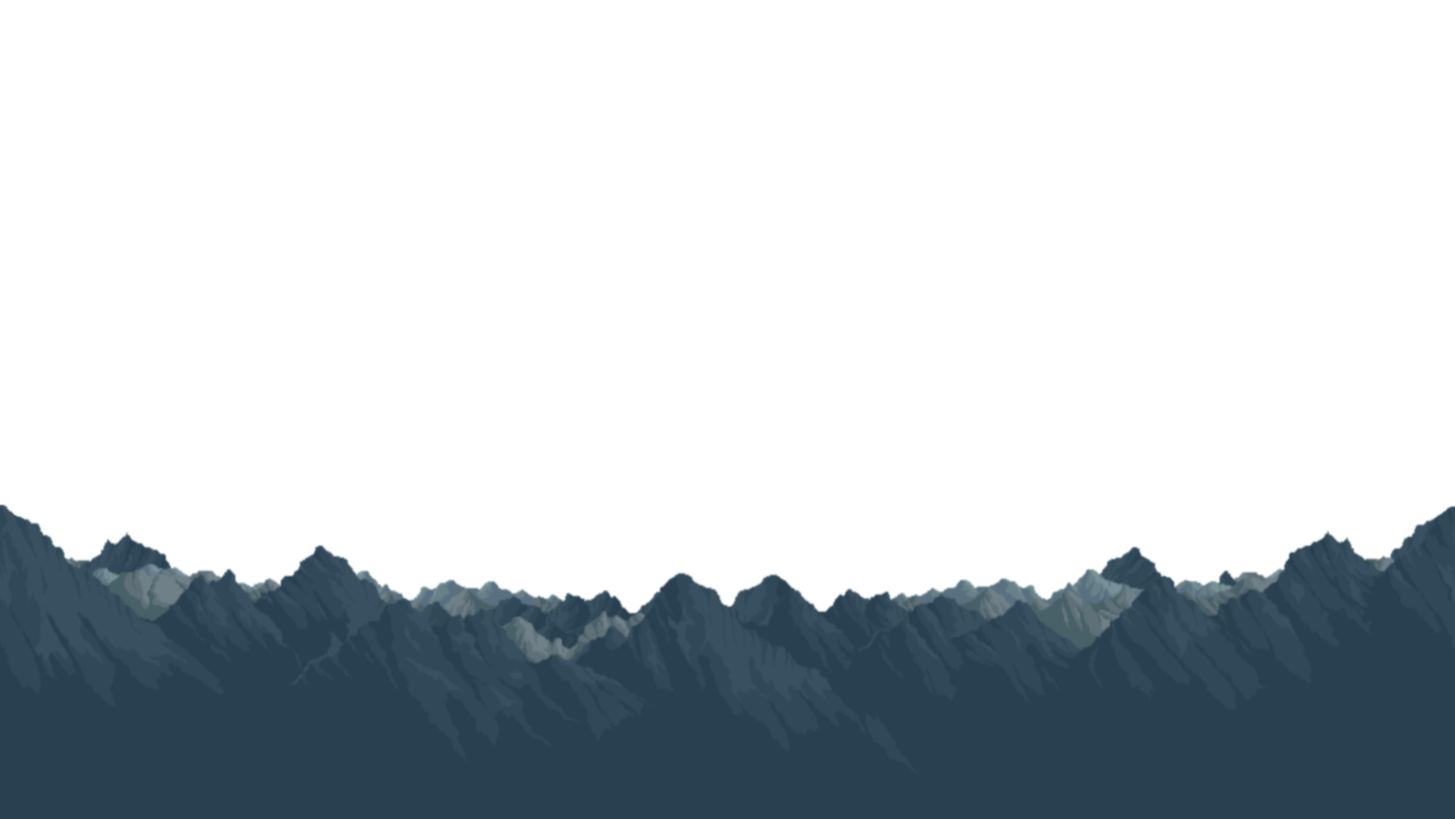
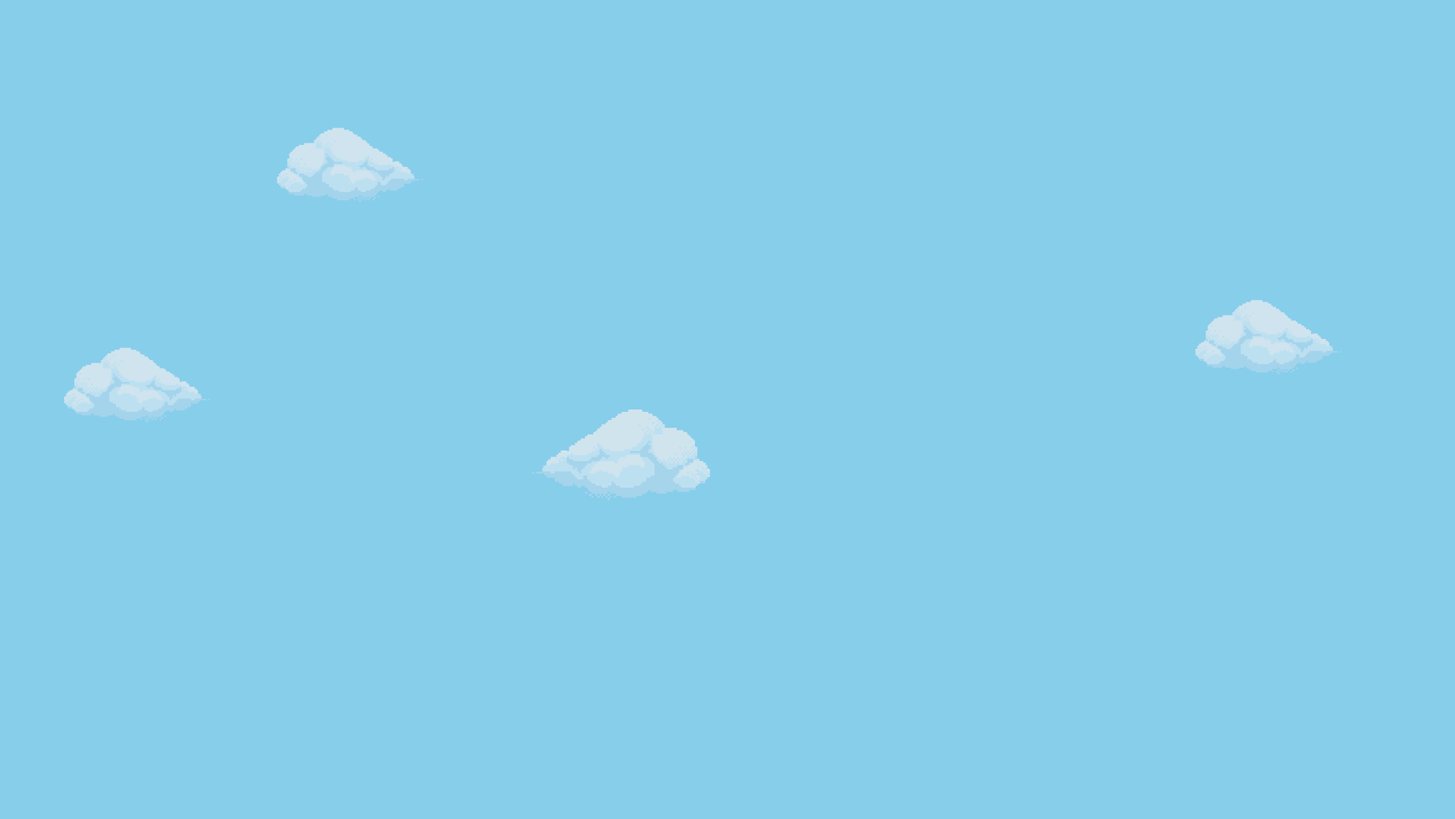
Layered file, before and after one edit (1455px x 819px). Changes by layer:
hid "setting01_1" over <box>0,503,1454,819</box>
hid "setting01_2" over <box>2,504,1455,819</box>
showed "Background", painted on it over <box>0,0,1455,819</box>
